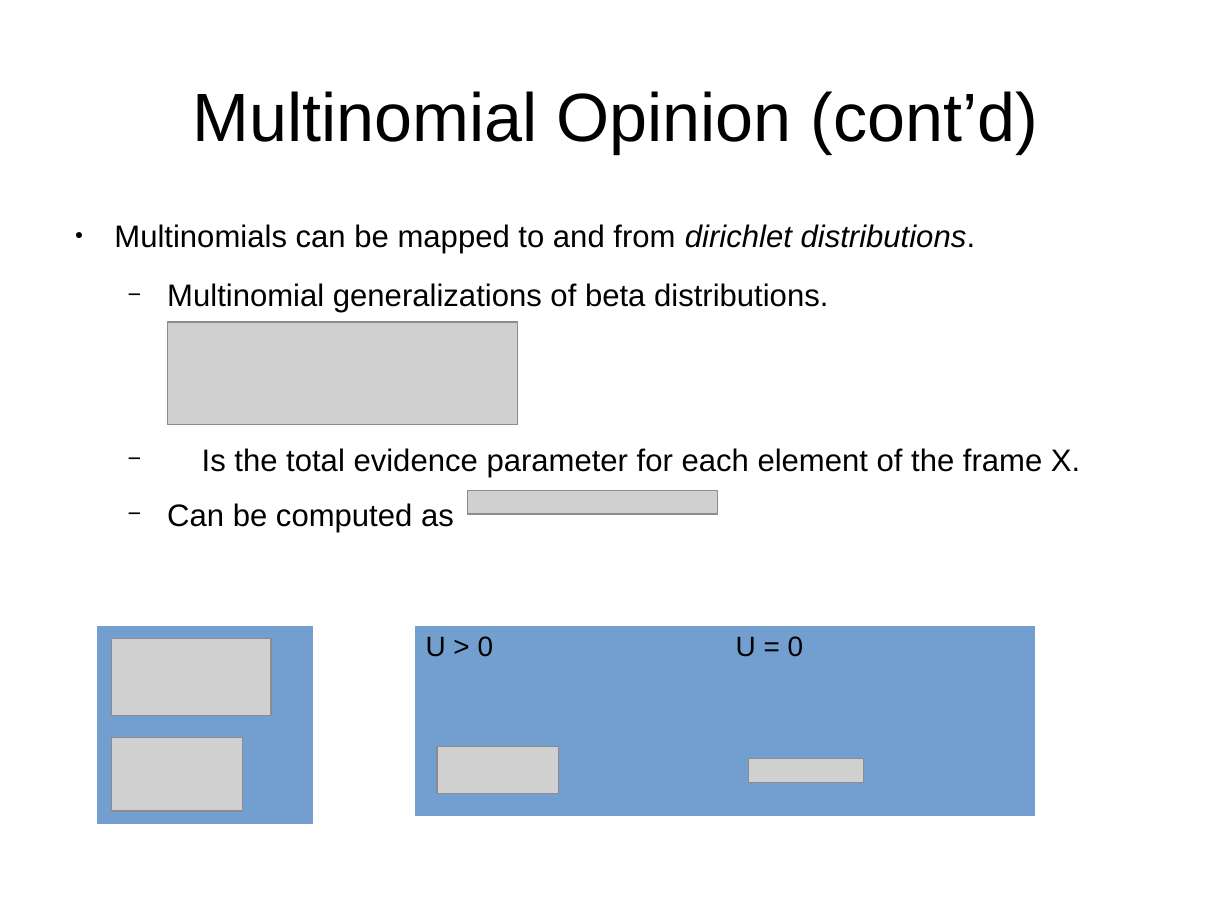
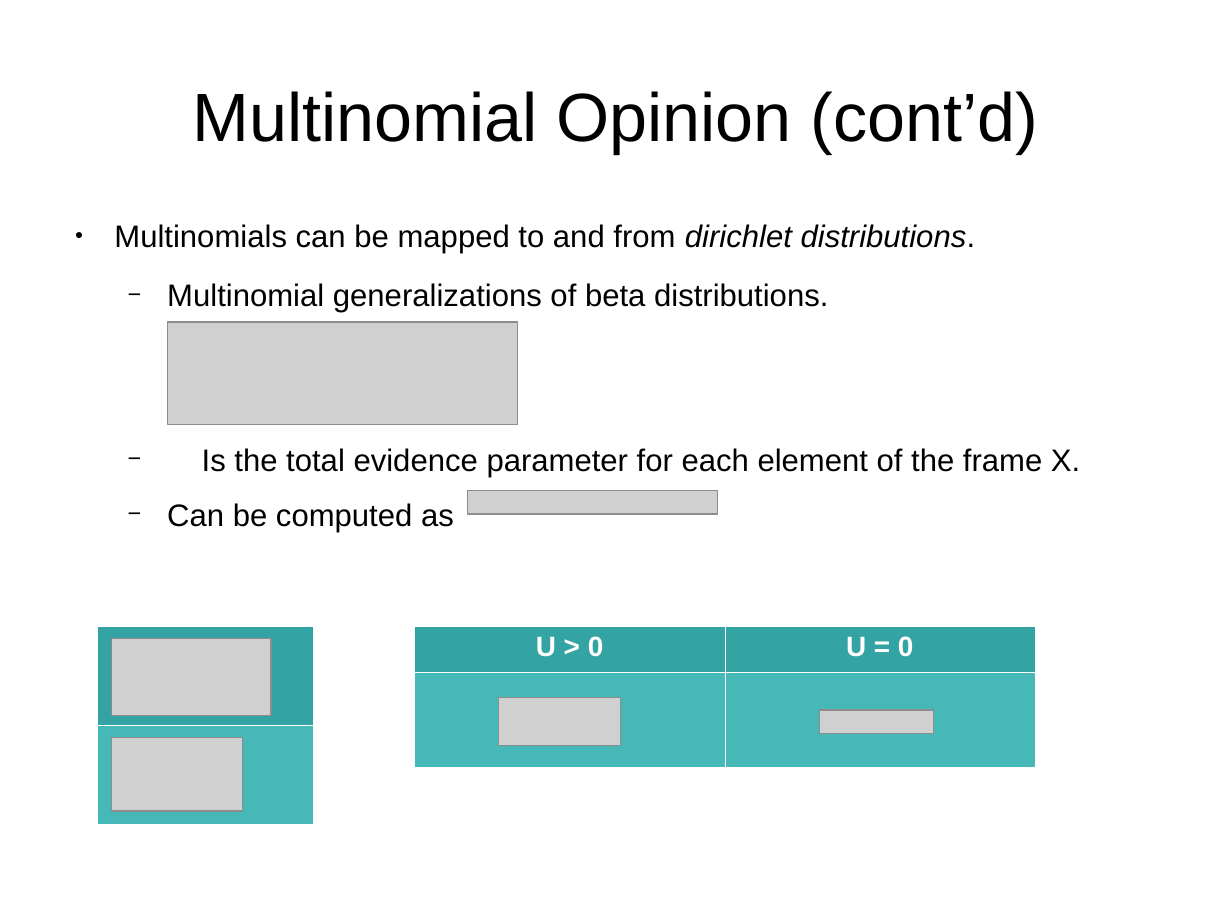
Before and after one commit to bstamour/SLHS, a slide deck: slide 19 of docs/proposal-from-bob.odp. Drawn at 1232x924 pixels with LibreOffice and Linux fonts; fonts in the diff are those of the drawing; grey boxes stand for pictures; background and template pictures are left out. Boxes give left, top, right and bottom in pixels: in the first picture for what was removed or moved away, otherwise in the second. Text is boxed around its words. In the diff, an @@ line names an element or a change of style, - is before the commit and + after.

Commit message:
monads. coloured the tables nicely.

```diff
--- a/docs/proposal-from-bob.odp
+++ b/docs/proposal-from-bob.odp
@@ table at bbox=[97, 626, 313, 824] @@
@@ fill #729FCF to #33A3A3 in row 1, column 1 @@
@@ fill #729FCF to #47B8B8 in row 2, column 1 @@
@@ borders changed @@
@@ table at bbox=[415, 626, 1036, 767] @@
@@ fill #729FCF to #33A3A3 in row 1 @@
@@ fill #729FCF to #47B8B8 in row 2 @@
@@ text colour #000000 to #FFFFFF, bold on @@
@@ alignment left to centre @@
@@ borders changed @@
@@ picture: place and size @@
-picture at bbox=[437, 747, 559, 794]
+picture at bbox=[499, 698, 620, 745]
@@ picture: place and size @@
-picture at bbox=[749, 759, 864, 783]
+picture at bbox=[819, 710, 935, 733]
```
Also in this commit, not shown: 6 other slides changed, 1 slide added, 2 slides removed.
